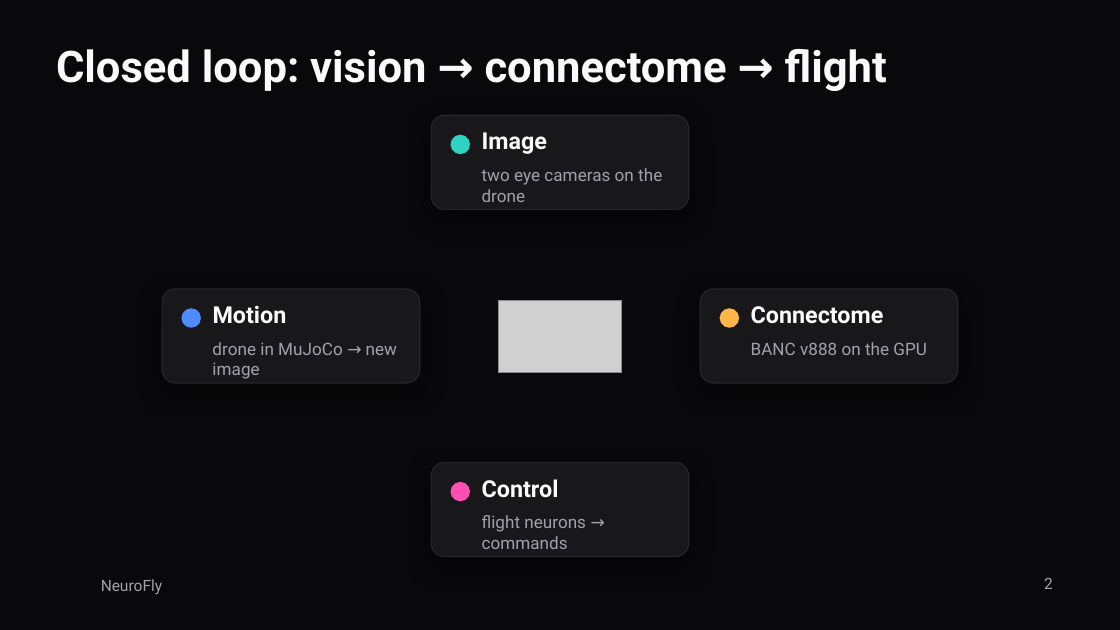
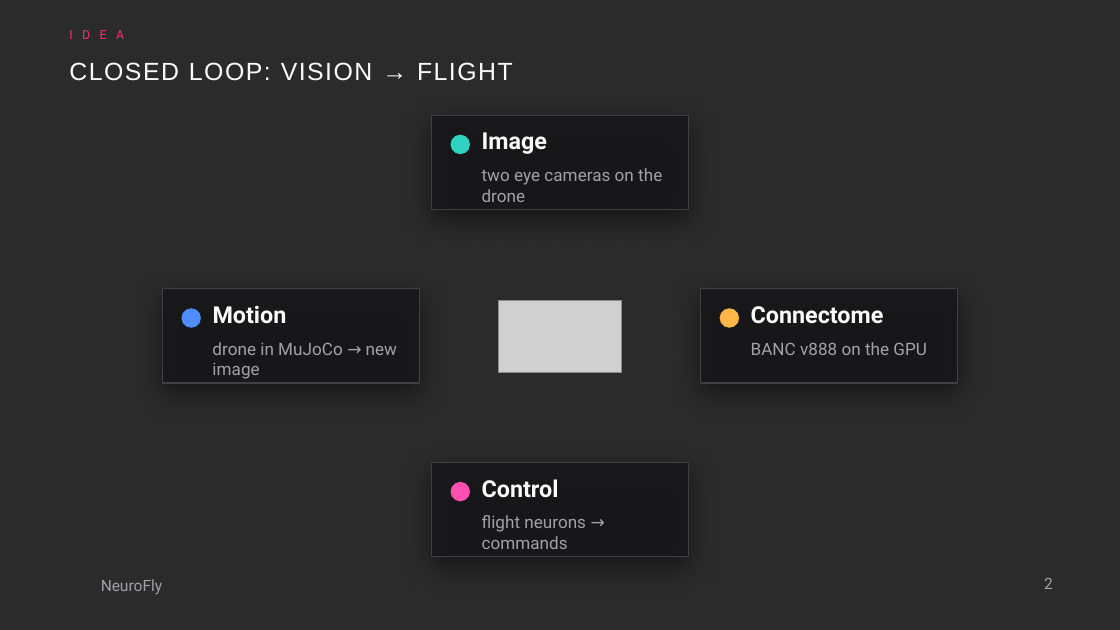
Before and after one commit to FalconDevX/neurofly, a slide deck: slide 2 of docs/prezentacja/NeuroFly.pptx. Drawn at 1120x630 pixels with LibreOffice and Linux fonts; fonts in the diff are those of the drawing; grey boxes stand for pictures; background and template pictures are left out; a plain dark background stands for a picture behind light text. Boxes give left, top, right and bottom in pixels: in the first picture for what was removed or moved away, otherwise in the second. Text is boxed around its words. In the diff, an @@ line names an element or a change of style, - is before the commit and + after.

```diff
--- a/docs/prezentacja/NeuroFly.pptx
+++ b/docs/prezentacja/NeuroFly.pptx
@@ background #09090B to picture (left out) @@
@@ text added at (x1=69, y1=27, x2=741, y2=52), 8 pt, text #FF2D6F @@
+IDEA
@@ title at (x1=69, y1=62, x2=513, y2=81): text changed; size 28 to 16 pt; font Roboto to Arial; bold off @@
-Closed loop: vision → connectome → flight
+CLOSED LOOP: VISION → FLIGHT
@@ rounded rectangle removed at (x1=431, y1=115, x2=689, y2=209) @@
@@ rectangle added at (x1=431, y1=115, x2=689, y2=209), fill #18181B at 88% opacity, outline #3F3F46 0.75 pt @@
@@ rounded rectangle removed at (x1=162, y1=289, x2=420, y2=383) @@
@@ rectangle added at (x1=162, y1=289, x2=420, y2=383), fill #18181B at 88% opacity, outline #3F3F46 0.75 pt @@
@@ rounded rectangle removed at (x1=700, y1=289, x2=958, y2=383) @@
@@ rectangle added at (x1=700, y1=289, x2=958, y2=383), fill #18181B at 88% opacity, outline #3F3F46 0.75 pt @@
@@ rounded rectangle removed at (x1=431, y1=463, x2=689, y2=557) @@
@@ rectangle added at (x1=431, y1=463, x2=689, y2=557), fill #18181B at 88% opacity, outline #3F3F46 0.75 pt @@
```
Also in this commit, not shown: 14 other slides changed, 7 other files.
